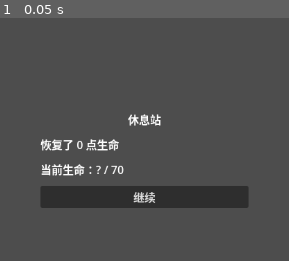
Above: before the commit, frame 1.
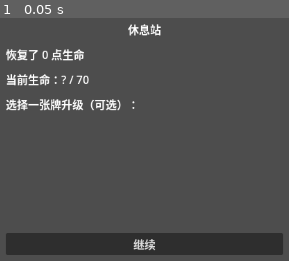
Above: after the commit, the same moment.

Repository: archer47-qingmei/AIGameTest2
Game: Godot game, scene res://rest/RestScreen.tscn
Two runs of this game, one before a commit and one after it. Both use one fixed random seed, a clock stepped at 60 frames per second and the inputs below. This scene is started directly instead of the project's main scene.
Inputs:
- Up to frame 1 (0.05 s): no input

The runs differ from the first frame. In frame 1, 19% of the frame differs, in the area x 2-98%, y 2-98%.
Error before the commit: Invalid access to property or key 'hp' on a base object of type 'Nil'. (res://rest/RestScreen.gd:10)
Error after the commit: Invalid access to property or key 'hp' on a base object of type 'Nil'. (res://rest/RestScreen.gd:13)

Commit message:
feat: add card upgrade UI to RestScreen

Diff:
--- a/rest/RestScreen.gd
+++ b/rest/RestScreen.gd
@@ -1,11 +1,32 @@
 extends Control
 
-@onready var _lbl_heal: Label      = $VBoxContainer/LblHeal
-@onready var _lbl_hp: Label        = $VBoxContainer/LblHP
+@onready var _lbl_heal: Label = $VBoxContainer/LblHeal
+@onready var _lbl_hp: Label = $VBoxContainer/LblHP
+@onready var _card_list: VBoxContainer = $VBoxContainer/ScrollContainer/CardList
 @onready var _btn_continue: Button = $VBoxContainer/BtnContinue
+
+var _upgrade_buttons: Array[Button] = []
 
 func _ready() -> void:
 	var state: PlayerState = GameManager.player_state
 	_lbl_heal.text = "恢复了 %d 点生命" % GameManager.last_rest_heal
 	_lbl_hp.text = "当前生命：%d / %d" % [state.hp, state.max_hp]
 	_btn_continue.pressed.connect(GameManager.go_to_map)
+	_populate_upgrade_list()
+
+func _populate_upgrade_list() -> void:
+	var deck: Array[CardData] = GameManager.player_state.deck
+	for card: CardData in deck:
+		var btn: Button = Button.new()
+		btn.text = card.get_description()
+		btn.disabled = card.is_upgraded
+		btn.pressed.connect(_on_upgrade_card.bind(card))
+		_card_list.add_child(btn)
+		_upgrade_buttons.append(btn)
+
+func _on_upgrade_card(card: CardData) -> void:
+	card.upgrade()
+	var deck: Array[CardData] = GameManager.player_state.deck
+	for i: int in _upgrade_buttons.size():
+		_upgrade_buttons[i].text = deck[i].get_description()
+		_upgrade_buttons[i].disabled = true
--- a/rest/RestScreen.tscn
+++ b/rest/RestScreen.tscn
@@ -16,10 +16,10 @@
 anchor_top = 0.5
 anchor_right = 0.5
 anchor_bottom = 0.5
-offset_left = -150.0
-offset_top = -60.0
-offset_right = 150.0
-offset_bottom = 60.0
+offset_left = -200.0
+offset_top = -200.0
+offset_right = 200.0
+offset_bottom = 200.0
 theme_override_constants/separation = 12
 
 [node name="LblTitle" type="Label" parent="VBoxContainer"]
@@ -35,6 +35,17 @@
 layout_mode = 2
 text = "当前生命：? / 70"
 
+[node name="LblUpgrade" type="Label" parent="VBoxContainer"]
+layout_mode = 2
+text = "选择一张牌升级（可选）："
+
+[node name="ScrollContainer" type="ScrollContainer" parent="VBoxContainer"]
+layout_mode = 2
+custom_minimum_size = Vector2(0, 150)
+
+[node name="CardList" type="VBoxContainer" parent="VBoxContainer/ScrollContainer"]
+layout_mode = 2
+
 [node name="BtnContinue" type="Button" parent="VBoxContainer"]
 layout_mode = 2
 text = "继续"
